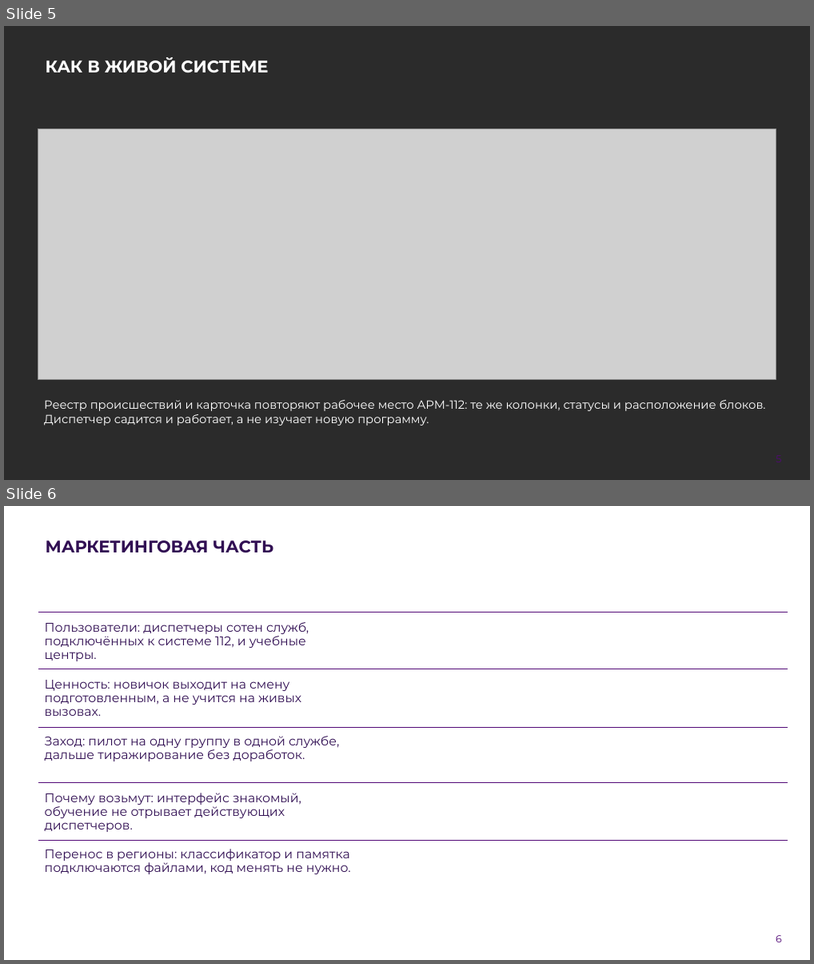
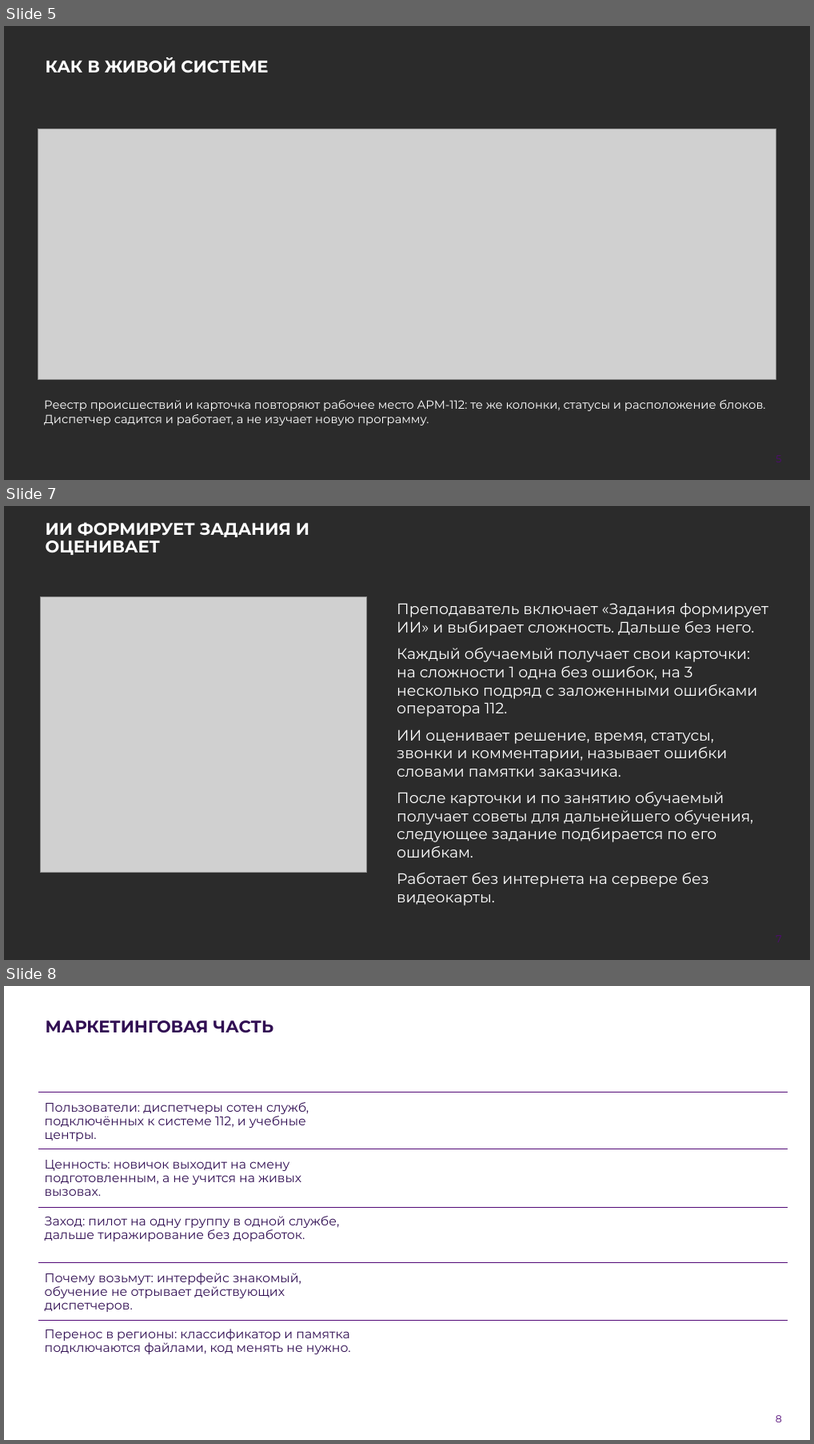
Before and after one commit to Vadik145-beep/lct-112-simulator, a slide deck: docs/presentation/ЛЦТ2026_Ультратех_задача9.pptx. Shown one above the other, each under a label of ours: slides 5 and 6 before the commit, slides 5, 7 and 8 after it; the slides between them are not shown. The pictures are 814x964 and 814x1444 pixels, drawn with LibreOffice and Linux fonts; fonts in the diff are those of the drawing; grey boxes stand for pictures; background and template pictures are left out; a plain dark background stands for a picture behind light text. Boxes give left, top, right and bottom in pixels: in the first picture for what was removed or moved away, otherwise in the second. Text is boxed around its words. In the diff, an @@ line names an element or a change of style, - is before the commit and + after.

Commit message:
docs: презентация финала, версия 20.10 (#268)
Переработана под рекомендации заказчика от 16.10: убран режим оператора 112,
добавлены слайды про виртуальный телефон, формирование заданий ИИ и два слайда
«Рекомендации заказчика: что сделано». Обязательные слайды шаблона сохранены.
Обновлены «Где посмотреть», «Что проверено», «Планы», описание решения.

```diff
--- a/docs/presentation/ЛЦТ2026_Ультратех_задача9.pptx
+++ b/docs/presentation/ЛЦТ2026_Ультратех_задача9.pptx
@@ slide 7 added at bbox=[4, 506, 810, 960], background picture (left out) @@
@@ title added at bbox=[46, 522, 310, 555], 20 pt, text #FFFFFF, bold @@
+ИИ ФОРМИРУЕТ ЗАДАНИЯ И ОЦЕНИВАЕТ
@@ picture added at bbox=[40, 596, 367, 872] @@
@@ text added at bbox=[397, 603, 769, 887], 18 pt, text #FFFFFF @@
+Преподаватель включает «Задания формирует ИИ» и выбирает сложность. Дальше без него.
+Каждый обучаемый получает свои карточки: на сложности 1 одна без ошибок, на 3 несколько подряд с заложенными ошибками оператора 112.
+ИИ оценивает решение, время, статусы, звонки и комментарии, называет ошибки словами памятки заказчика.
+После карточки и по занятию обучаемый получает советы для дальнейшего обучения, следующее задание подбирается по его ошибкам.
+Работает без интернета на сервере без видеокарты.
@@ page number added at bbox=[761, 927, 798, 951], 12 pt, text #520977 @@
+7
@@ what was slide 6 is now slide 8 @@
```
Also in this commit, not shown: 10 slides changed, 3 other slides added, 1 other file.
